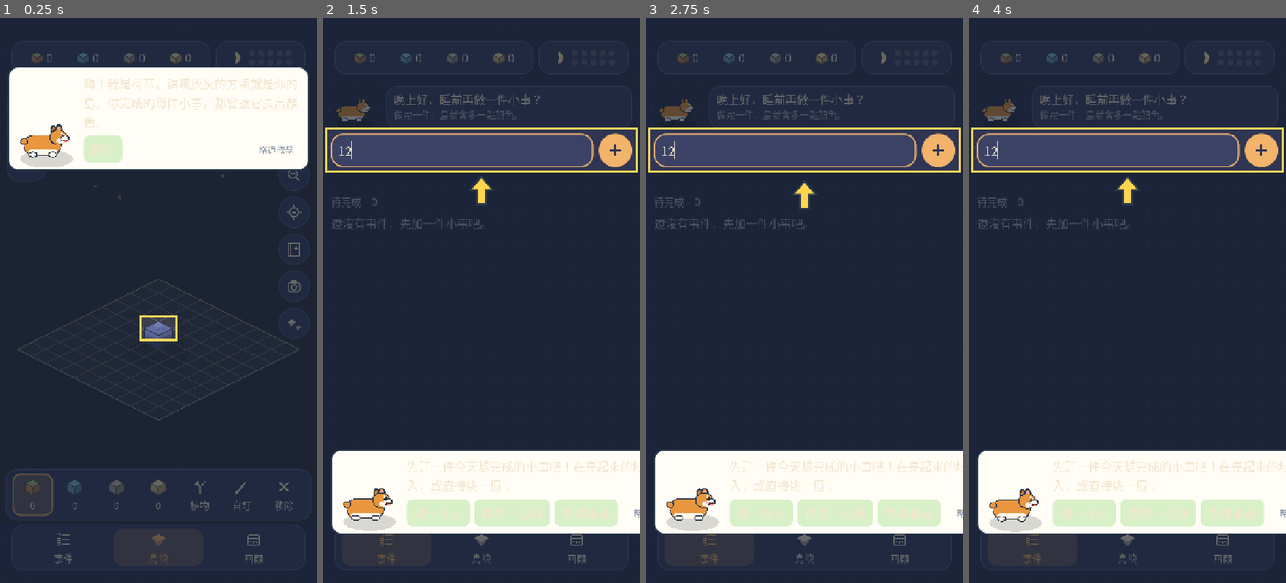
Above: before the commit, frames 1-4 (left to right).
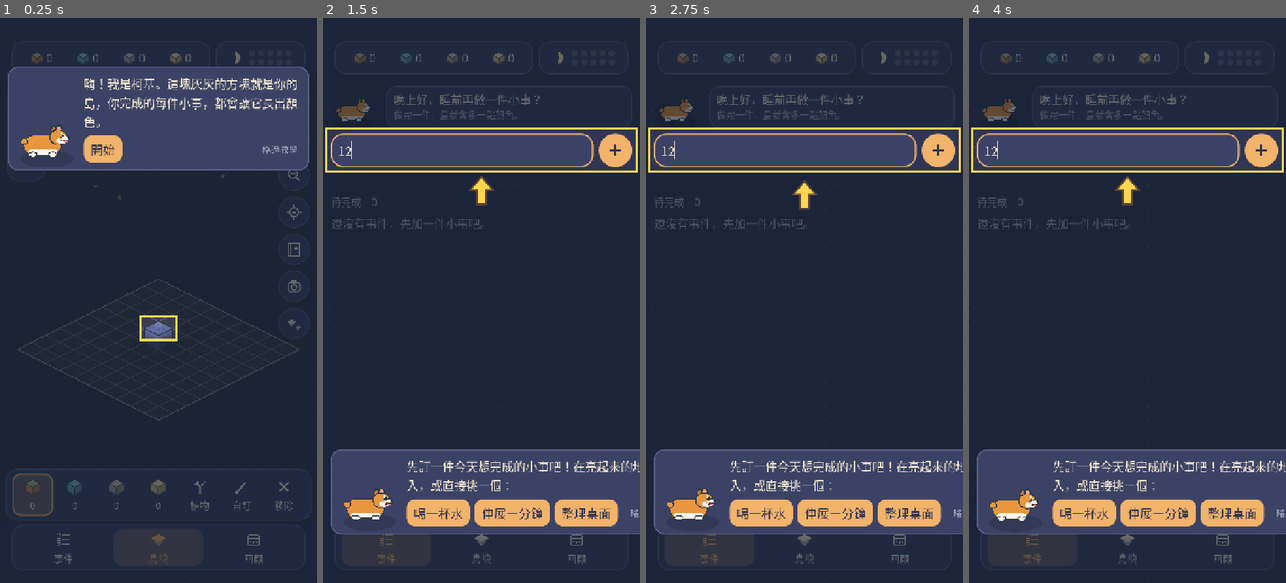
Above: after the commit, the same moments.

Repository: corgi8cm/IsLog
Game: Godot game, scene res://scenes/main.tscn
Same seed, same stepped clock (60 frames per second), same inputs: the game is played once before the commit and once after it.
Inputs (mouse positions are in pixels of both pictures, inside the frame that each line leads up to):
- Up to frame 1 (0.25 s): no input
- Up to frame 2 (1.5 s): click "開始" at 0.5 s; click (462, 147) at 1.27 s; type "12" at 1.35 s
- Up to frame 3 (2.75 s): click (687, 57) at 2.02 s
- Up to frame 4 (4 s): click (1057, 57) at 2.77 s; click (1102, 57) at 3.52 s

The runs differ from the first frame. In frame 1, 16% of the frame differs, in the area x 2-98%, y 8-27%; in frame 2, 14%; in frame 3, 14%; in frame 4, 14%.

Commit message:
其他畫面換成手帳主題，加晝夜測試與文件
- 回顧、圖鑑、我的島、帳號、方塊設計、新手引導改用主題顏色，夜晚一起變深色
- 圖鑑卡片框線用動物住的地方的顏色
- 測試：時段判斷、顏色平滑漸變、夜晚睡覺的動物不走動
- 截圖：清晨、黃昏、夜晚的島，夜晚的事件、回顧、圖鑑

Co-Authored-By: Claude Opus 5.5 <noreply@anthropic.com>

Diff:
--- a/scripts/ui/account_dialog.gd
+++ b/scripts/ui/account_dialog.gd
@@ -2,7 +2,6 @@
 extends RefCounted
 ## 「帳號與備份」：綁定帳號、立即備份、解除綁定；兩邊都有進度時讓玩家選要留哪一份。
 
-const MUTED := Color("6b7480")
 
 
 static func open(host: Control) -> void:
@@ -35,7 +34,7 @@
 	content.add_child(service)
 
 	var card := PanelContainer.new()
-	card.add_theme_stylebox_override("panel", UiKit.box(Color("e8f5e0") if cloud.linked else Color("f1f4f7"), 14))
+	card.theme_type_variation = "Card" if cloud.linked else "Soft"
 	content.add_child(card)
 	var col := VBoxContainer.new()
 	col.add_theme_constant_override("separation", 6)
@@ -50,7 +49,7 @@
 
 	if cloud.message != "":
 		var msg := UiKit.label(cloud.message, 24)
-		msg.add_theme_color_override("font_color", Color("c0392b") if cloud.status == "error" else Color("4f8a34"))
+		msg.add_theme_color_override("font_color", UiKit.color("danger") if cloud.status == "error" else UiKit.color("accent"))
 		content.add_child(msg)
 
 	if cloud.has_pending_choice():
@@ -65,7 +64,7 @@
 		now_btn.size_flags_horizontal = Control.SIZE_EXPAND_FILL
 		now_btn.custom_minimum_size = Vector2(0, 72)
 		now_btn.disabled = cloud.is_busy()
-		now_btn.add_theme_stylebox_override("normal", UiKit.box(Color("d8f0c8"), 14))
+		now_btn.theme_type_variation = "AccentButton"
 		row.add_child(now_btn)
 		var off := UiKit.button("解除綁定", cloud.unlink)
 		off.custom_minimum_size = Vector2(0, 72)
@@ -77,7 +76,7 @@
 		link.size_flags_horizontal = Control.SIZE_EXPAND_FILL
 		link.custom_minimum_size = Vector2(0, 72)
 		link.disabled = cloud.is_busy()
-		link.add_theme_stylebox_override("normal", UiKit.box(Color("d8f0c8"), 14))
+		link.theme_type_variation = "AccentButton"
 		row.add_child(link)
 
 
@@ -96,7 +95,7 @@
 	]
 	for o in options:
 		var card := PanelContainer.new()
-		card.add_theme_stylebox_override("panel", UiKit.box(Color("f1f4f7"), 14))
+		card.theme_type_variation = "Soft"
 		body.add_child(card)
 		var col := VBoxContainer.new()
 		col.add_theme_constant_override("separation", 8)
@@ -109,7 +108,7 @@
 			Game.cloud.resolve(keep_local)
 			overlay.queue_free())
 		b.custom_minimum_size = Vector2(0, 64)
-		b.add_theme_stylebox_override("normal", UiKit.box(Color("d8f0c8"), 14))
+		b.theme_type_variation = "AccentButton"
 		col.add_child(b)
 	body.add_child(_muted("還不確定的話可以先關閉，之後在「帳號與備份」再選。"))
 
@@ -118,5 +117,5 @@
 	var l := UiKit.label(text, 22)
 	l.autowrap_mode = TextServer.AUTOWRAP_WORD_SMART
 	l.custom_minimum_size = Vector2(540, 0)
-	l.add_theme_color_override("font_color", MUTED)
+	l.theme_type_variation = "Muted"
 	return l
--- a/scripts/ui/block_designer.gd
+++ b/scripts/ui/block_designer.gd
@@ -100,7 +100,7 @@
 	}
 
 	var slots := UiKit.label("設計格 %d / %d" % [Game.data.custom_designs.size(), Game.data.design_slots()], 22)
-	slots.add_theme_color_override("font_color", Color("6b7480"))
+	slots.theme_type_variation = "Muted"
 	body.add_child(slots)
 
 	# 基礎類型
@@ -147,7 +147,7 @@
 
 	body.add_child(face_row)
 	for face in [[CustomBlocks.FACE_TOP, "頂面"], [CustomBlocks.FACE_SIDE, "側面（四面共用）"]]:
-		var b := UiKit.tool_button(face_group, Color("eef2f5"))
+		var b := UiKit.tool_button(face_group, Color("f3e6d0"))
 		b.text = face[1]
 		b.custom_minimum_size = Vector2(0, 56)
 		b.button_pressed = face[0] == CustomBlocks.FACE_TOP
@@ -193,7 +193,7 @@
 		sw.custom_minimum_size = Vector2(42, 42)
 		sw.add_theme_stylebox_override("normal", UiKit.box(c, 8, Color(0, 0, 0, 0.15)))
 		sw.add_theme_stylebox_override("hover", UiKit.box(c, 8, Color(0, 0, 0, 0.3)))
-		sw.add_theme_stylebox_override("pressed", UiKit.box(c, 8, Color("2b3a4a")))
+		sw.add_theme_stylebox_override("pressed", UiKit.box(c, 8, UiKit.color("accent")))
 		sw.pressed.connect(func(): canvas.color = c)
 		palette.add_child(sw)
 		if hex == "7cc35a":
@@ -204,7 +204,7 @@
 		if Game.save_design(state.base, state.top, state.side) >= 0:
 			overlay.queue_free())
 	save.custom_minimum_size = Vector2(0, 72)
-	save.add_theme_stylebox_override("normal", UiKit.box(Color("d8f0c8"), 14))
+	save.theme_type_variation = "AccentButton"
 	body.add_child(save)
 	if not Game.data.can_add_design():
 		save.disabled = true
--- a/scripts/ui/encyclopedia.gd
+++ b/scripts/ui/encyclopedia.gd
@@ -22,7 +22,7 @@
 	var body: VBoxContainer = parts[1]
 	var seen: Dictionary = Game.data.seen_animals
 	var progress := UiKit.label("已發現 %d / %d 種動物" % [seen.size(), Catalog.animal_ids().size()], 24)
-	progress.add_theme_color_override("font_color", Color("6b7480"))
+	progress.theme_type_variation = "Muted"
 	body.add_child(progress)
 
 	var scroll := ScrollContainer.new()
@@ -40,8 +40,12 @@
 		var is_seen := seen.has(species)
 		var card := PanelContainer.new()
 		card.size_flags_horizontal = Control.SIZE_EXPAND_FILL
-		var bg := Materials.top_color(Catalog.animal_habitat(species)).lightened(0.6)
-		card.add_theme_stylebox_override("panel", UiKit.box(bg if is_seen else Color("eef1f4"), 14))
+		# 來過的動物：卡片框線是牠住的地方的顏色
+		if is_seen:
+			card.add_theme_stylebox_override("panel", UiKit.box(UiKit.color("panel"), 18,
+				Materials.side_color(Catalog.animal_habitat(species)), 3))
+		else:
+			card.theme_type_variation = "Soft"
 		grid.add_child(card)
 		var col := VBoxContainer.new()
 		col.add_theme_constant_override("separation", 4)
@@ -59,5 +63,5 @@
 		var hint := UiKit.label(info, 20)
 		hint.horizontal_alignment = HORIZONTAL_ALIGNMENT_CENTER
 		hint.autowrap_mode = TextServer.AUTOWRAP_WORD_SMART
-		hint.add_theme_color_override("font_color", Color("6b7480"))
+		hint.theme_type_variation = "Muted"
 		col.add_child(hint)
--- a/scripts/ui/islands_dialog.gd
+++ b/scripts/ui/islands_dialog.gd
@@ -9,12 +9,12 @@
 	var body: VBoxContainer = parts[1]
 	var note := UiKit.label("一次只蓋一座島。收起來的島時間會停止，不會褪色。", 22)
 	note.autowrap_mode = TextServer.AUTOWRAP_WORD_SMART
-	note.add_theme_color_override("font_color", Color("6b7480"))
+	note.theme_type_variation = "Muted"
 	body.add_child(note)
 
 	for s in Game.island_summaries():
 		var card := PanelContainer.new()
-		card.add_theme_stylebox_override("panel", UiKit.box(Color("e8f5e0") if s.current else Color("f1f4f7"), 14))
+		card.theme_type_variation = "Card" if s.current else "Soft"
 		body.add_child(card)
 		var row := HBoxContainer.new()
 		row.add_theme_constant_override("separation", 10)
@@ -24,11 +24,11 @@
 		row.add_child(col)
 		col.add_child(UiKit.label(s.name, 28))
 		var info := UiKit.label("方塊 %d · 植物 %d · 動物 %d" % [s.blocks, s.plants, s.animals], 22)
-		info.add_theme_color_override("font_color", Color("6b7480"))
+		info.theme_type_variation = "Muted"
 		col.add_child(info)
 		if s.current:
 			var cur := UiKit.label("目前", 24)
-			cur.add_theme_color_override("font_color", Color("4f8a34"))
+			cur.theme_type_variation = "Accent"
 			cur.vertical_alignment = VERTICAL_ALIGNMENT_CENTER
 			row.add_child(cur)
 		else:
@@ -42,9 +42,9 @@
 			Game.create_island()
 			overlay.queue_free())
 		b.custom_minimum_size = Vector2(0, 72)
-		b.add_theme_stylebox_override("normal", UiKit.box(Color("d8f0c8"), 14))
+		b.theme_type_variation = "AccentButton"
 		body.add_child(b)
 	else:
 		var left := UiKit.label("再完成 %d 件事件，就能解鎖新的島。" % Game.data.events_to_next_island(), 24)
-		left.add_theme_color_override("font_color", Color("6b7480"))
+		left.theme_type_variation = "Muted"
 		body.add_child(left)
--- a/scripts/ui/review_page.gd
+++ b/scripts/ui/review_page.gd
@@ -1,11 +1,6 @@
 extends Control
 ## 回顧頁：統計、月曆（點日期看當天）與時間軸（依日期列出全部）。
 
-const PAGE_BG := Color("f4f8fb")
-const MUTED := Color("8a97a5")
-const ACTIVE_LOW := Color("dcefcf")
-const ACTIVE_HIGH := Color("8cc96a")
-const SELECTED_BORDER := Color("2b3a4a")
 const MODE_CALENDAR := 0
 const MODE_TIMELINE := 1
 
@@ -19,11 +14,6 @@
 
 
 func _ready() -> void:
-	var bg := ColorRect.new()
-	bg.color = PAGE_BG
-	bg.set_anchors_preset(PRESET_FULL_RECT)
-	add_child(bg)
-
 	var scroll := ScrollContainer.new()
 	scroll.set_anchors_preset(PRESET_FULL_RECT)
 	scroll.horizontal_scroll_mode = ScrollContainer.SCROLL_MODE_DISABLED
@@ -46,6 +36,12 @@
 	_rebuild()
 
 
+func _notification(what: int) -> void:
+	# 日夜主題換了：月曆的顏色要重算
+	if what == NOTIFICATION_THEME_CHANGED and _content != null:
+		_rebuild.call_deferred()
+
+
 func _rebuild() -> void:
 	if not is_inside_tree():
 		return
@@ -55,7 +51,7 @@
 	_content.add_child(_stats_card())
 	_content.add_child(_mode_bar())
 	_toast = UiKit.label("", 24)
-	_toast.add_theme_color_override("font_color", Color("4f8a34"))
+	_toast.theme_type_variation = "Accent"
 	_toast.horizontal_alignment = HORIZONTAL_ALIGNMENT_CENTER
 	_toast.visible = false
 	_content.add_child(_toast)
@@ -73,7 +69,7 @@
 # --- 統計 ---------------------------------------------------------------
 
 func _stats_card() -> Control:
-	var panel := _card(Color.WHITE)
+	var panel := _card()
 	var col: VBoxContainer = panel.get_child(0)
 	var row := HBoxContainer.new()
 	row.add_theme_constant_override("separation", 10)
@@ -108,7 +104,8 @@
 	for i in 2:
 		var b := UiKit.button(["日曆", "時間軸"][i], _set_mode.bind(i))
 		b.size_flags_horizontal = SIZE_EXPAND_FILL
-		b.add_theme_stylebox_override("normal", UiKit.box(Color("dceefc") if _mode == i else Color.WHITE, 14))
+		if _mode == i:
+			b.add_theme_stylebox_override("normal", UiKit.box(UiKit.color("sel"), 20, UiKit.color("accent"), 2))
 		row.add_child(b)
 		_mode_buttons.append(b)
 	var account := UiKit.button("帳號與備份", func(): AccountDialog.open(_modal_host()))
@@ -133,7 +130,7 @@
 # --- 月曆 ---------------------------------------------------------------
 
 func _calendar() -> Control:
-	var panel := _card(Color.WHITE)
+	var panel := _card()
 	var col: VBoxContainer = panel.get_child(0)
 	var head := HBoxContainer.new()
 	col.add_child(head)
@@ -162,16 +159,18 @@
 	for day in Review.days_in_month(_year, _month):
 		var date := Review.make_date(_year, _month, day + 1)
 		var n: int = counts.get(date, 0)
-		var bg := Color("f1f4f7")
+		# 完成越多件，顏色越深
+		var bg := UiKit.color("soft")
 		if n > 0:
-			bg = ACTIVE_LOW.lerp(ACTIVE_HIGH, clampf((n - 1) / 5.0, 0.0, 1.0))
+			var acc := UiKit.color("accent")
+			bg = UiKit.color("panel").lerp(acc, lerpf(0.3, 0.85, clampf((n - 1) / 5.0, 0.0, 1.0)))
 		var b := Button.new()
 		b.text = str(day + 1)
 		b.focus_mode = FOCUS_NONE
 		b.size_flags_horizontal = SIZE_EXPAND_FILL
 		b.custom_minimum_size = Vector2(0, 64)
 		b.add_theme_font_size_override("font_size", 24)
-		var border := SELECTED_BORDER if date == _selected else (Color("7cc35a") if date == today else Color.TRANSPARENT)
+		var border := UiKit.color("ink") if date == _selected else (UiKit.color("accent") if date == today else Color.TRANSPARENT)
 		var sb := UiKit.box(bg, 10, border)
 		sb.set_content_margin_all(4)
 		for state in ["normal", "hover", "pressed"]:
@@ -213,7 +212,7 @@
 
 
 func _entry_card(e: Dictionary) -> Control:
-	var panel := _card(Color.WHITE)
+	var panel := _card()
 	var col: VBoxContainer = panel.get_child(0)
 	var row := HBoxContainer.new()
 	row.add_theme_constant_override("separation", 10)
@@ -221,7 +220,7 @@
 	var title: String = e.title
 	if e.kind == "subtask":
 		title = "%s（%s 的子事件）" % [e.title, e.event.title]
-	var t := UiKit.label("✓ " + title, 28)
+	var t := UiKit.label(title, 28)
 	t.size_flags_horizontal = SIZE_EXPAND_FILL
 	t.autowrap_mode = TextServer.AUTOWRAP_WORD_SMART
 	row.add_child(t)
@@ -254,9 +253,9 @@
 
 # --- 小工具 -------------------------------------------------------------
 
-func _card(bg: Color) -> PanelContainer:
+func _card() -> PanelContainer:
 	var panel := PanelContainer.new()
-	panel.add_theme_stylebox_override("panel", UiKit.box(bg, 16))
+	panel.theme_type_variation = "Card"
 	var col := VBoxContainer.new()
 	col.add_theme_constant_override("separation", 8)
 	panel.add_child(col)
@@ -264,6 +263,4 @@
 
 
 func _muted(text: String, font_size: int = 24) -> Label:
-	var l := UiKit.label(text, font_size)
-	l.add_theme_color_override("font_color", MUTED)
-	return l
+	return UiKit.label(text, font_size, "Muted")
--- a/scripts/ui/tutorial_guide.gd
+++ b/scripts/ui/tutorial_guide.gd
@@ -4,7 +4,6 @@
 
 const DIM := Color(0.06, 0.1, 0.16, 0.62)
 const HOLE_PAD := 10.0
-const BUBBLE_BG := Color("fffdf6")
 
 var main: Control
 var _target := Rect2()
@@ -41,7 +40,7 @@
 	mouse_filter = MOUSE_FILTER_STOP
 
 	_bubble = PanelContainer.new()
-	var sb := UiKit.box(BUBBLE_BG, 22, Color("2b3a4a"))
+	var sb := UiKit.box(UiKit.color("panel"), 22, UiKit.color("border"), 2)
 	sb.set_border_width_all(3)
 	sb.set_content_margin_all(18)
 	_bubble.add_theme_stylebox_override("panel", sb)
@@ -148,12 +147,12 @@
 			c.queue_free()
 		for b in buttons:
 			var btn := UiKit.button(b[0], b[1])
-			btn.add_theme_stylebox_override("normal", UiKit.box(Color("d8f0c8"), 14))
+			btn.theme_type_variation = "AccentButton"
 			_buttons.add_child(btn)
 		var skip := UiKit.button("略過教學", Game.skip_tutorial)
 		skip.add_theme_font_size_override("font_size", 20)
-		skip.add_theme_stylebox_override("normal", UiKit.box(Color(0, 0, 0, 0), 10))
-		skip.add_theme_color_override("font_color", Color("8a97a5"))
+		skip.theme_type_variation = "FlatButton"
+		skip.add_theme_color_override("font_color", UiKit.color("muted"))
 		var spacer := Control.new()
 		spacer.size_flags_horizontal = SIZE_EXPAND_FILL
 		_buttons.add_child(spacer)
@@ -234,4 +233,4 @@
 	var outline := pts.duplicate()
 	outline.append(pts[0])
 	draw_colored_polygon(pts, Color("ffd54f"))
-	draw_polyline(outline, Color("2b3a4a"), 4.0, true)
+	draw_polyline(outline, Color("5a4636"), 4.0, true)
--- a/tests/run_tests.gd
+++ b/tests/run_tests.gd
@@ -639,6 +639,41 @@
 	check(sheep[0].pos != sheep[1].pos, "有空位時兩隻綿羊不站同一格")
 	for a in island.animals:
 		check(island.is_habitat(a.species, a.pos), "動物站在自己的棲地上")
+
+
+func test_day_cycle_phases() -> void:
+	check(DayCycle.phase(DayCycle.minutes_of(3, 0)) == DayCycle.NIGHT, "凌晨 3 點是夜晚")
+	check(DayCycle.phase(DayCycle.minutes_of(7, 0)) == DayCycle.MORNING, "早上 7 點是清晨")
+	check(DayCycle.phase(DayCycle.minutes_of(12, 0)) == DayCycle.DAY, "中午是白天")
+	check(DayCycle.phase(DayCycle.minutes_of(18, 0)) == DayCycle.EVENING, "傍晚 6 點是黃昏")
+	check(DayCycle.phase(DayCycle.minutes_of(22, 0)) == DayCycle.NIGHT, "晚上 10 點是夜晚")
+	check(DayCycle.is_night(DayCycle.minutes_of(23, 30)) and not DayCycle.is_night(DayCycle.minutes_of(10, 0)), "夜晚判斷")
+	check(DayCycle.tint(DayCycle.minutes_of(12, 0)).is_equal_approx(Color.WHITE), "白天不染色")
+	check(DayCycle.minutes_of(25, 0) == 60, "超過 24 小時會繞回來")
+	# 時段之間是漸變：每分鐘的顏色差很小
+	var biggest := 0.0
+	for m in 1440:
+		var a := DayCycle.paper(m)
+		var b := DayCycle.paper((m + 1) % 1440)
+		biggest = maxf(biggest, absf(a.r - b.r) + absf(a.g - b.g) + absf(a.b - b.b))
+	check(biggest < 0.05, "紙張顏色平滑漸變（每分鐘最多差 %.3f）" % biggest)
+	var amount := DayCycle.night_amount(DayCycle.minutes_of(19, 0))
+	check(amount > 0.0 and amount < 1.0, "傍晚到夜晚之間是漸變")
+
+
+func test_sleepers_stay_still_at_night() -> void:
+	var island := _island_with({Vector3i(0, 0, 0): Materials.DIRT, Vector3i(1, 0, 0): Materials.DIRT,
+		Vector3i(0, 1, 0): Materials.DIRT, Vector3i(1, 1, 0): Materials.DIRT})
+	island.animals.append({"id": 1, "species": "sheep", "variant": "", "pos": Vector3i(0, 0, 0), "arrived": 0, "confused_since": 0})
+	for i in 20:
+		island.wander(_rng(i), true)
+	check(island.animals[0].pos == Vector3i(0, 0, 0), "綿羊晚上睡覺不走動")
+	var moved := false
+	for i in 20:
+		island.wander(_rng(i), false)
+		moved = moved or island.animals[0].pos != Vector3i(0, 0, 0)
+	check(moved, "白天會走動")
+	check(not Catalog.sleeps_at_night("fish") and not Catalog.sleeps_at_night("duck"), "小魚、鴨子晚上照樣游")
 
 
 func test_animal_variants_are_rare_and_saved() -> void:
--- a/tests/screenshot.gd
+++ b/tests/screenshot.gd
@@ -148,6 +148,16 @@
 	remote.device = "Pixel 9"
 	game.cloud_choice_needed.emit(game.export_summary(), remote)
 	await _shot(out_dir, "account_choice.png")
+	main.get_child(-1).queue_free()
+	# 夜晚的介面
+	game.set_clock(22 * 60)
+	main.call("_show_page", 0)
+	await _shot(out_dir, "events_night.png")
+	main.call("_show_page", 2)
+	await _shot(out_dir, "review_night.png")
+	main.call("_show_page", 1)
+	_press(main, "圖鑑")
+	await _shot(out_dir, "encyclopedia_night.png")
 	_remove_dir("user://screenshot_demo")
 	quit()
 
Not shown, changed: docs/PLAN.md
